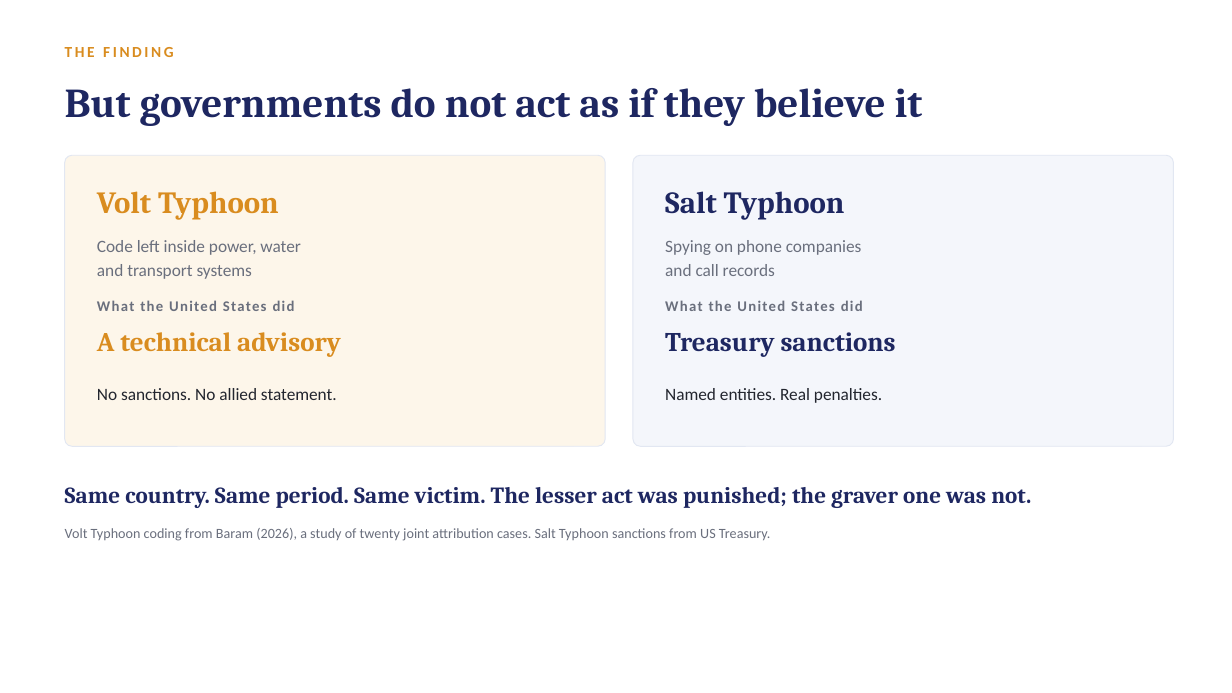
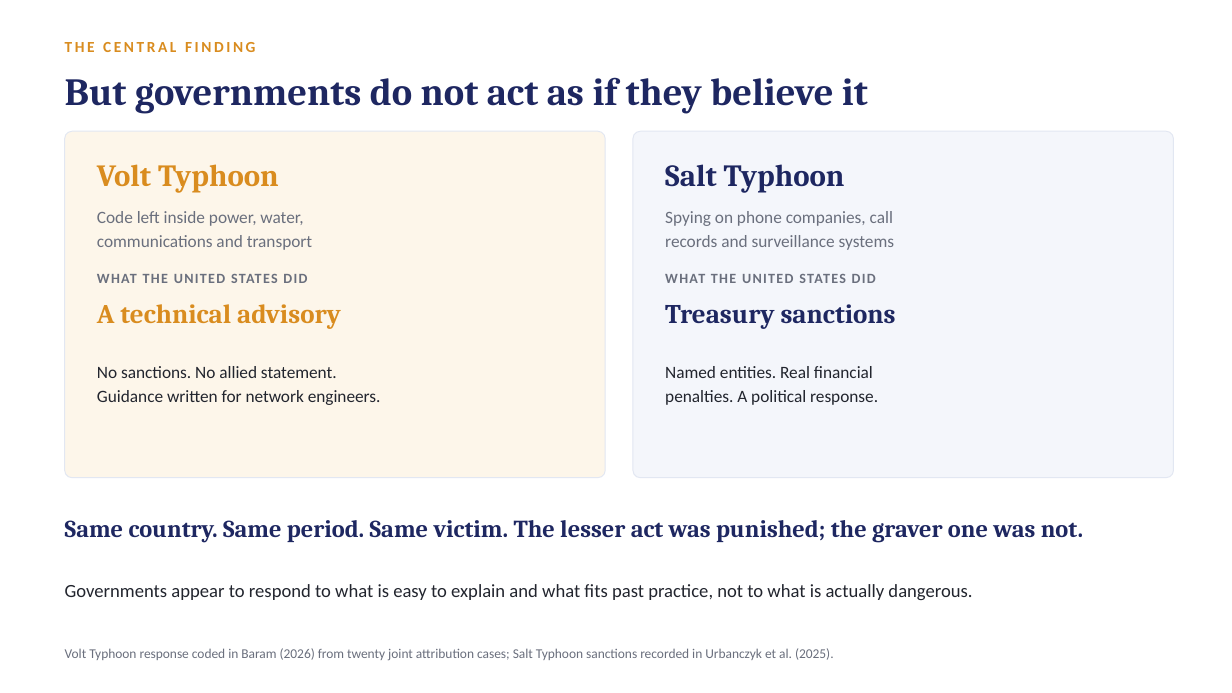
Before and after one commit to s9765fzsv8-cmyk/Claude, a slide deck: slide 6 of deck/price-of-patience.pptx (slide 4 before the commit). Drawn at 1232x693 pixels with LibreOffice and Linux fonts; fonts in the diff are those of the drawing. Boxes give left, top, right and bottom in pixels: in the first picture for what was removed or moved away, otherwise in the second. Text is boxed around its words. In the diff, an @@ line names an element or a change of style, - is before the commit and + after.

```diff
--- a/deck/price-of-patience.pptx
+++ b/deck/price-of-patience.pptx
@@ text at [65, 42, 255, 52]: text changed @@
-THE FINDING
+THE CENTRAL FINDING
@@ text "But governments do not act ..." at [65, 77, 868, 114]: size 32 to 30 pt @@
@@ rounded rectangle: place and size @@
-rounded rectangle at [65, 155, 605, 446]
+rounded rectangle at [65, 131, 605, 478]
@@ rounded rectangle at [65, 131, 605, 478]: proportions changed @@
@@ rounded rectangle at [633, 131, 1174, 478]: proportions changed @@
@@ rounded rectangle: place and size @@
-rounded rectangle at [633, 155, 1174, 446]
+rounded rectangle at [633, 131, 1174, 478]
@@ text "Volt Typhoon": place and size @@
-text "Volt Typhoon" at [97, 191, 279, 220]
+text "Volt Typhoon" at [97, 164, 279, 193]
@@ text "Salt Typhoon": place and size @@
-text "Salt Typhoon" at [665, 191, 845, 220]
+text "Salt Typhoon" at [665, 164, 845, 193]
@@ text at [97, 211, 312, 250]: text changed @@
-Code left inside power, water
-and transport systems
+Code left inside power, water,
+communications and transport
@@ text at [665, 211, 894, 250]: text changed @@
-Spying on phone companies
-and call records
+Spying on phone companies, call
+records and surveillance systems
@@ text "A technical advisory": place and size @@
-text "A technical advisory" at [97, 332, 341, 357]
+text "A technical advisory" at [97, 304, 341, 329]
@@ text at [97, 274, 307, 283]: text changed; size 11.5 to 11 pt @@
-What the United States did
+WHAT THE UNITED STATES DID
@@ text "Treasury sanctions": place and size @@
-text "Treasury sanctions" at [665, 332, 896, 357]
+text "Treasury sanctions" at [665, 304, 896, 329]
@@ text at [665, 274, 876, 283]: text changed; size 11.5 to 11 pt @@
-What the United States did
+WHAT THE UNITED STATES DID
@@ text "No sanctions. No allied statement.": place and size @@
-text "No sanctions. No allied statement." at [97, 388, 337, 400]
+text "No sanctions. No allied statement." at [97, 366, 381, 405]
@@ text at [97, 366, 337, 378]: line spacing 1 to 19pt @@
@@ text at [665, 366, 878, 405]: text changed @@
-Named entities. Real penalties.
+Named entities. Real financial
+penalties. A political response.
@@ text at [97, 390, 381, 405]: paragraph added @@
+Guidance written for network engineers.
@@ text "Same country. Same period. Same ...": place and size @@
-text "Same country. Same period. Same ..." at [65, 487, 1031, 508]
+text "Same country. Same period. Same ..." at [65, 520, 1083, 543]
@@ text "Same country. Same period. Same ..." at [65, 520, 1083, 543]: size 18 to 19 pt; line spacing 1 to 25pt @@
@@ text added at [65, 584, 972, 600], 14.5 pt, text #22252E @@
+Governments appear to respond to what is easy to explain and what fits past practice, not to what is actually dangerous.
@@ text at [65, 648, 834, 661]: text changed; size 11 to 10.5 pt @@
-Volt Typhoon coding from Baram (2026), a study of twenty joint attribution cases. Salt Typhoon sanctions from US Treasury.
+Volt Typhoon response coded in Baram (2026) from twenty joint attribution cases; Salt Typhoon sanctions recorded in Urbanczyk et al. (2025).
```
Also in this commit, not shown: 8 other slides changed, 3 slides added, 1 slide removed, 1 other file.
